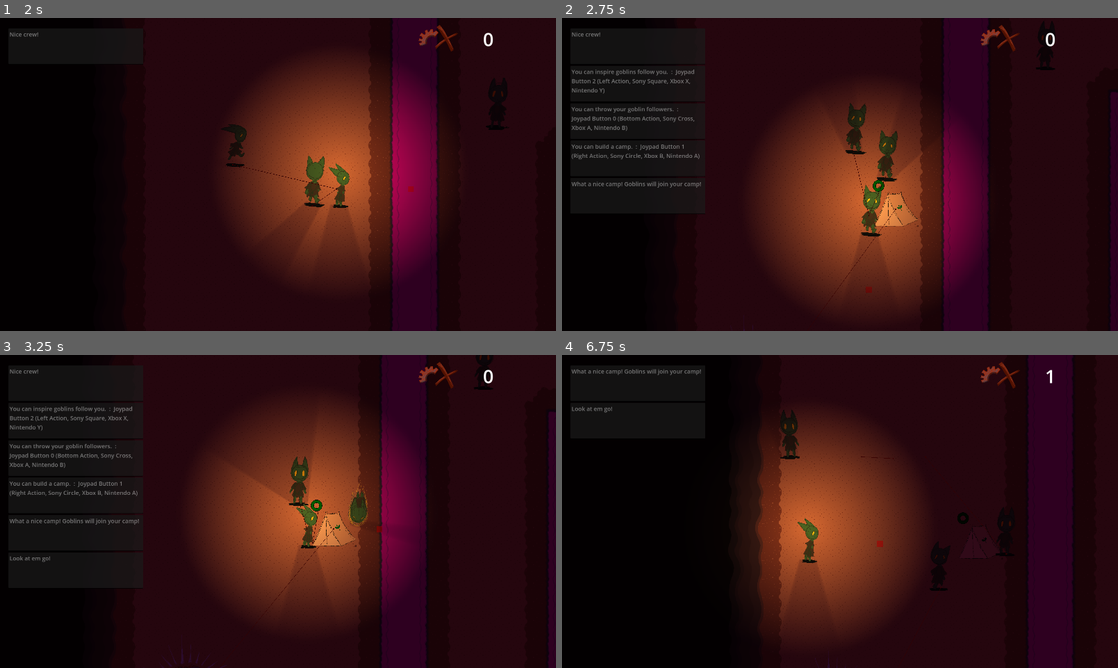
Above: before the commit, frames 1-4 (two rows, left to right).
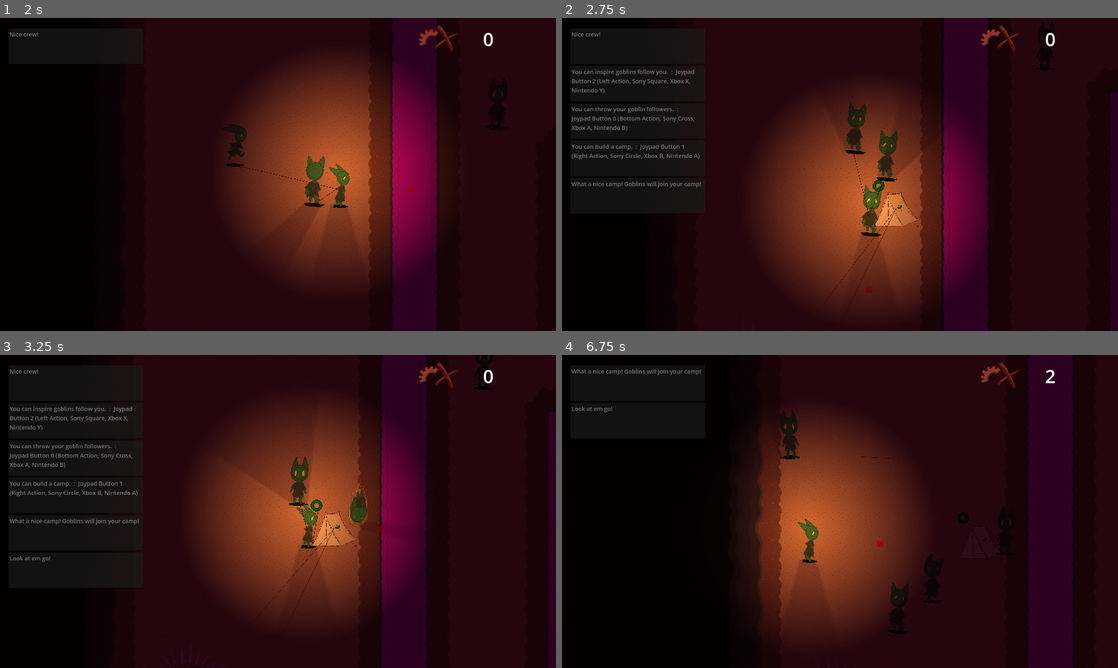
Above: after the commit, the same moments.

Repository: loteque/GoblinGame
Game: Godot game, scene res://main.tscn
The game is run twice, just before and just after one commit, with the same random seed, the same clock (stepped at 60 frames per second) and the same inputs.
Inputs (mouse positions are in pixels of both pictures, inside the frame that each line leads up to):
- Up to frame 1 (2 s): click "Play" at 0.5 s; move the mouse to (400, 158) at 1.27 s; hold D (right) from 1.28 s (still down); hold Shift (call) from 1.28 s (still down); click (400, 158) at 1.42 s
- Up to frame 2 (2.75 s): move the mouse to (728, 190) at 2.02 s; release D (right) at 2.03 s; release Shift (call) at 2.03 s; hold S (down) from 2.03 s (still down); tap G (place) at 2.1 s
- Up to frame 3 (3.25 s): move the mouse to (333, 442) at 2.77 s; release S (down) at 2.78 s; hold D (right) from 2.78 s (still down); tap Space (throw) at 2.85 s
- Up to frame 4 (6.75 s): move the mouse to (812, 574) at 3.52 s; release D (right) at 3.53 s; hold W (up) 3.53-4.28 s; tap Shift (call) at 3.6 s; click (812, 574) at 3.67 s; move the mouse to (1006, 558) at 4.27 s; hold A (left) 4.28-5.78 s; tap G (place) at 4.35, 6.6 s; move the mouse to (673, 464) at 5.02 s; tap Space (throw) at 5.1 s; move the mouse to (867, 511) at 5.77 s; hold S (down) 5.78-6.53 s; hold Shift (call) 5.78-6.53 s; click (867, 511) at 5.92 s; move the mouse to (756, 433) at 6.52 s; hold D (right) from 6.53 s (still down)

Frame 1 is identical in both runs. In frame 2, less than 0.1% of the frame differs, in the area x 48-60%, y 61-90%; in frame 3, less than 0.1%; in frame 4, 0.5%, in the area x 58-89%, y 4-90%.

Commit message:
Makes scrap collect more consistent
Closes #209

Diff:
--- a/project/collect_state.gd
+++ b/project/collect_state.gd
@@ -5,7 +5,7 @@
 
 @onready var animated_sprite = %AnimatedSprite2D
 @onready var actor_core = %ActorCore
-@onready var collector = %Collector
+@onready var collector: CollectorComponent = %Collector
 @onready var collect_timer: Timer = Timer.new()
 
 @export var collection_time: float = 1
@@ -22,7 +22,7 @@
         target.get_collected()
         collector.collect(target)
 
-func enter_state(data: Dictionary = {}):
+func enter_state(data: Dictionary={}):
     if is_collecting:
         return
     super.enter_state()
@@ -30,7 +30,6 @@
     animated_sprite.play("collect_scrap")
     collect_timer.start(collection_time)
     await collect_timer.timeout
-    collect()
     actor_core.actor.sfx_manager.play_rand("scrap")
 
 func exit_state():
@@ -39,4 +38,4 @@
     is_collecting = false
 
 func update(_delta):
-    pass
+    collect()
--- a/project/collectables/scrap/scrap.gd
+++ b/project/collectables/scrap/scrap.gd
@@ -4,24 +4,31 @@
 @export var max_amount: int = 50
 @export var current_amount: int = 50
 @onready var collection_timer: Timer = $CollectionTimer
+var on_cooldown = false
+
+func _ready():
+    collection_timer.timeout.connect(_on_collection_timer_timeout)
 
 func _on_collectable_collected(collector: Node2D):
     if collector.has_method("collect"):
         collector.collect(self)
 
+func _on_collection_timer_timeout():
+    on_cooldown = false
+
 func collect():
     queue_free()
-    pass
 
 func despawn():
     queue_free()
 
 func get_collected():
     collection_timer.start()
+    on_cooldown = true
     if current_amount > 0:
         current_amount -= 1
     if current_amount <= 0:
         despawn()
 
 func is_on_cooldown():
-    return collection_timer.time_left != 0
+    return on_cooldown
--- a/project/collectables/scrap/scrap.tscn
+++ b/project/collectables/scrap/scrap.tscn
@@ -18,7 +18,6 @@
 texture = ExtResource("2_2xjhb")
 
 [node name="CollectionTimer" type="Timer" parent="."]
-wait_time = 0.5
 one_shot = true
 
 [node name="Label" type="Label" parent="."]
